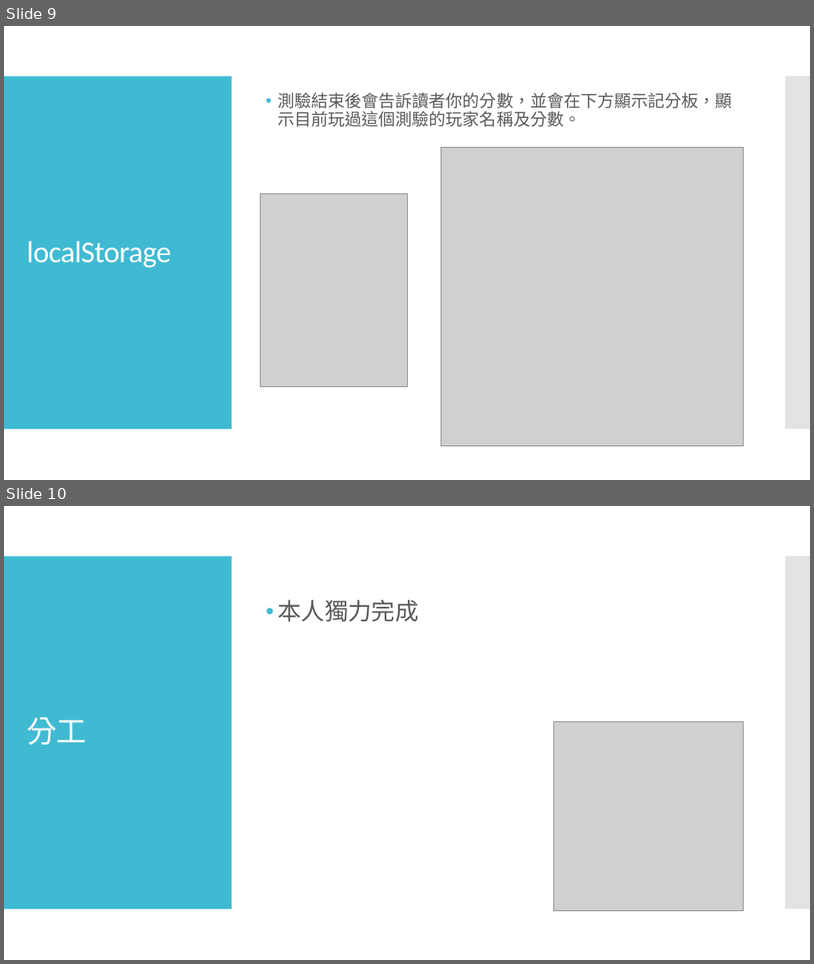
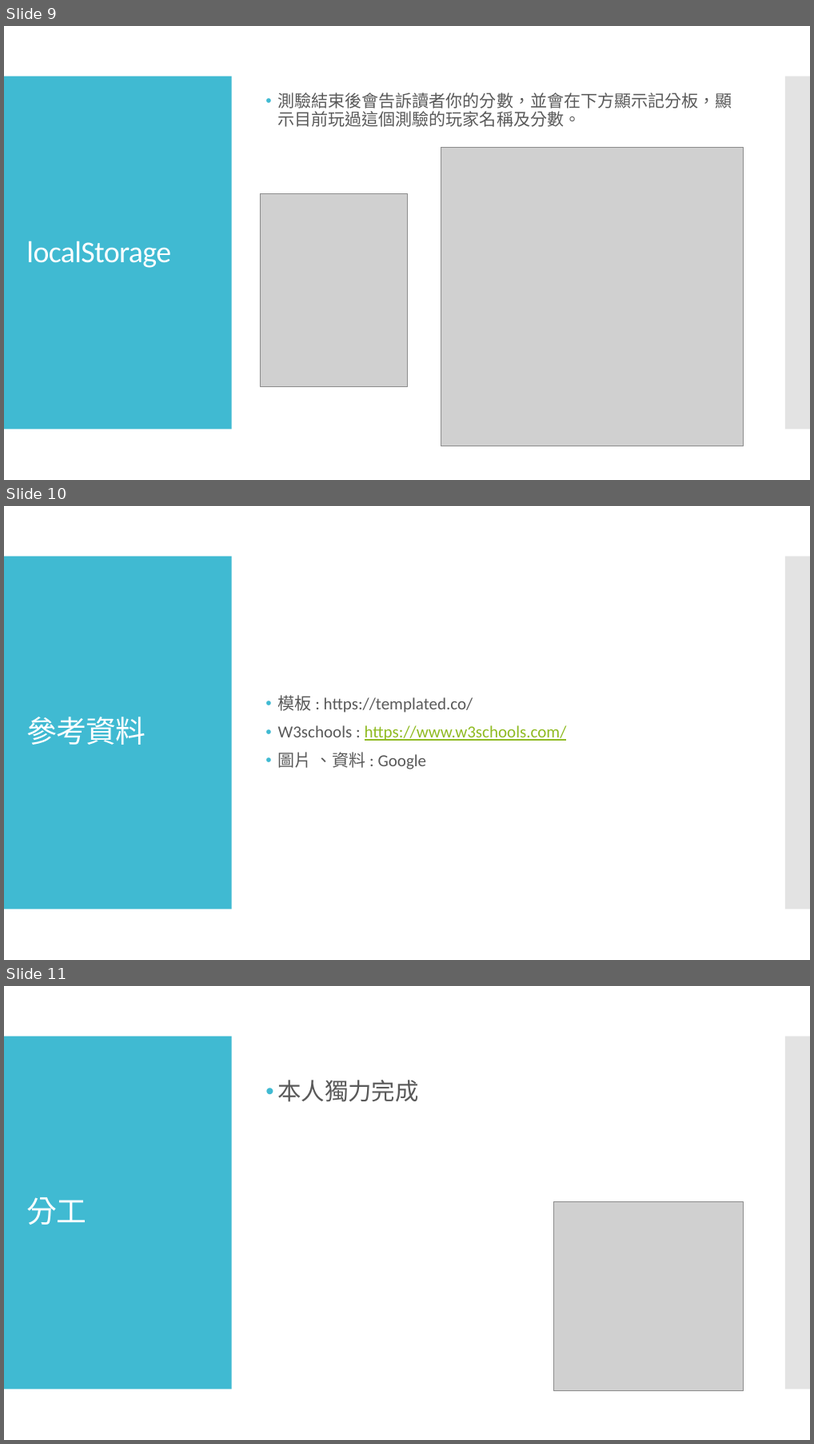
Before and after one commit to chiayuuu/finalproject, a slide deck: 基礎樂理介紹-00657139.pptx. Shown one above the other, each under a label of ours: slides 9 and 10 before the commit, slides 9, 10 and 11 after it. The pictures are 814x964 and 814x1444 pixels, drawn with LibreOffice and Linux fonts; fonts in the diff are those of the drawing; grey boxes stand for pictures. Boxes give left, top, right and bottom in pixels: in the first picture for what was removed or moved away, otherwise in the second. Text is boxed around its words. In the diff, an @@ line names an element or a change of style, - is before the commit and + after.

Commit message:
update ppt

```diff
--- a/基礎樂理介紹-00657139.pptx
+++ b/基礎樂理介紹-00657139.pptx
@@ slide 10 added at (4,506,810,960), background #FFFFFF; not listed: 2 template elements that a slide beside it also shows @@
@@ text added at (278,695,567,769), 20 pt, text #595959 @@
+• 模板 : https://templated.co/
+• W3schools : https://www.w3schools.com/
+• 圖片 、資料 : Google
@@ title added at (26,716,146,744), 36 pt, text #FFFFFF @@
+參考資料
@@ what was slide 10 is now slide 11 @@
```
Also in this commit, not shown: 1 slide changed.
